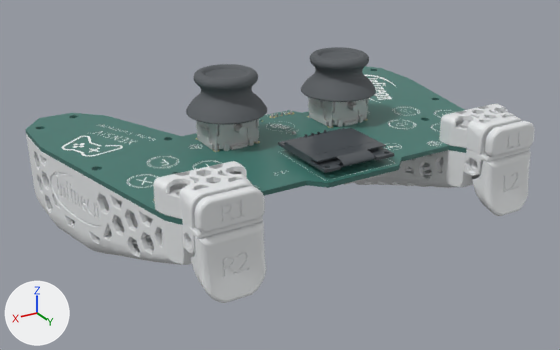
Two versions of the glTF model assets/models/xensiv_game_controller.glb, one commit apart.
One viewpoint serves both versions: a 50 mm lens placed at (0.1368, 0.2224, 0.1007), pointed at (0.0046, 0.002, -0.0095). The axes (+X, +Y, +Z) are drawn at lower left. The lights are the same throughout. The first picture is the older version. Where no turn or scale is listed for an object, it has been applied to the vertices.

Names of what the first picture shows: 'base_mesh_18', 'base_mesh_22', 'base_mesh_27', 'base_mesh_37', 'base_mesh_38', 'base_mesh_39', 'bumper_left_mesh_26', 'bumper_right_mesh_23', 'stick_left_mesh_29', 'stick_right_mesh_34', 'trigger_left_mesh_25', 'trigger_right_mesh_24' and 8 more.
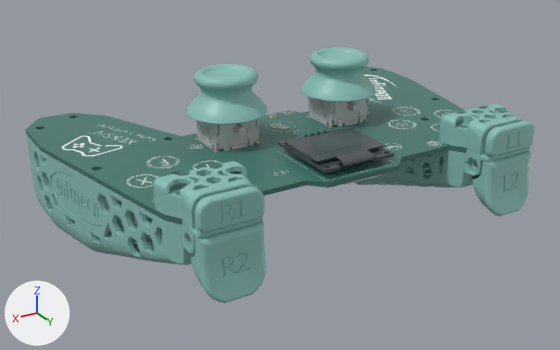
Boxes [x1, y1, x2, y2] around the edits, measured in the pictures (560 x 350 px):
'base_mesh_22', recoloured (white to cyan)
    both: [26, 104, 530, 265]
'trigger_right_mesh_24', recoloured (white to cyan)
    both: [191, 221, 266, 303]
'stick_right_mesh_34', recoloured (dark grey to cyan)
    both: [186, 64, 267, 125]
'stick_left_mesh_29', recoloured (dark grey to cyan)
    both: [301, 47, 376, 102]
'trigger_left_mesh_25', recoloured (white to cyan)
    both: [472, 151, 531, 216]
'bumper_right_mesh_23', recoloured (white to cyan)
    both: [194, 186, 265, 233]
'bumper_left_mesh_26', recoloured (white to cyan)
    both: [485, 121, 535, 157]

The change in detail:
Material 'M_6_GameController_Infineon' (mat_m_6_gamecontroller_infineon) changes colour from white #e7eaeb to cyan #89bfb8; in linear values from (0.8, 0.82, 0.83) to (0.25, 0.52, 0.48).
Material 'M_7_GameController_Infineon' (mat_m_7_gamecontroller_infineon) changes colour from white #e7eaeb to cyan #89bfb8; in linear values from (0.8, 0.82, 0.83) to (0.25, 0.52, 0.48).
Material 'M_11_kicad_embedded_C4ACB36C9C23084C7AC4AE45D73EC429' (mat_m_11_kicad_embedded_c4acb36c9c23084c7ac4ae45d73ec429) changes colour from dark grey #595d61 to cyan #89bfb8; in linear values from (0.1, 0.11, 0.12) to (0.25, 0.52, 0.48).
Material 'M_16_kicad_embedded_C4ACB36C9C23084C7AC4AE45D73EC429' (mat_m_16_kicad_embedded_c4acb36c9c23084c7ac4ae45d73ec429) changes colour from dark grey #595d61 to cyan #89bfb8; in linear values from (0.1, 0.11, 0.12) to (0.25, 0.52, 0.48).
Material 'M_5_GameController_Infineon' (mat_m_5_gamecontroller_infineon) changes colour from white #e7eaeb to cyan #89bfb8; in linear values from (0.8, 0.82, 0.83) to (0.25, 0.52, 0.48).
Material 'M_8_GameController_Infineon' (mat_m_8_gamecontroller_infineon) changes colour from white #e7eaeb to cyan #89bfb8; in linear values from (0.8, 0.82, 0.83) to (0.25, 0.52, 0.48).
Material 'M_4_GameController_Infineon' (mat_m_4_gamecontroller_infineon) changes colour from white #e7eaeb to cyan #89bfb8; in linear values from (0.8, 0.82, 0.83) to (0.25, 0.52, 0.48).
